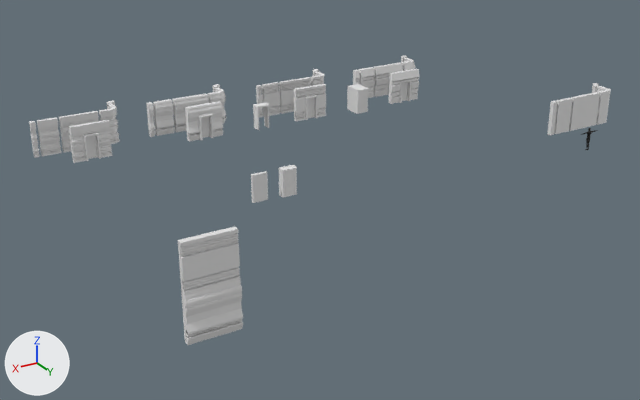
An edit to the FBX model MB_GenSet3_001.fbx, drawn before and after from the same camera.
Both versions are drawn from a camera (50 mm lens) standing at (55.4, 53.0, 25.5) and looking at (21.8, -3.0, -2.5). Arrows for +X, +Y and +Z are at lower left; the lights stay in place. Where no turn or scale is listed for an object, it has been applied to the vertices.
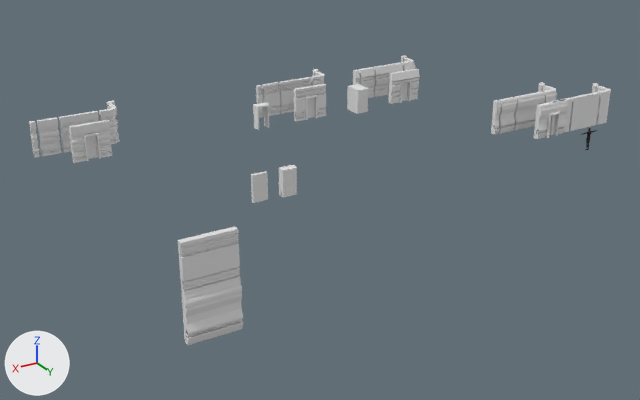
Where the newer file only moved an object's origin or applied its transform, the numbers keep the older frame.

The edits, one by one:
Object 'Plane.010' (ob_plane_010) moves from (27.84, -17.64, 0.0) to (1.73, -2.7, 0.0).
Object 'Plane.009' (ob_plane_009) moves from (29.64, -17.64, 0.0) to (3.53, -2.7, 0.0).
Object 'Plane.007' (ob_plane_007) moves from (30.24, -17.64, 0.0) to (4.13, -2.7, 0.0).
Object 'Plane.024' (ob_plane_024) moves from (27.84, -14.82, 0.0) to (1.73, 0.12, 0.0).
Object 'Cube.002' (ob_cube_002) moves from (26.86, -14.67, 0.0) to (0.75, 0.27, 0.0).
Object 'Plane.011' (ob_plane_011) moves from (24.44, -17.64, 0.0) to (-1.67, -2.7, 0.0).
Object 'Plane.006' (ob_plane_006) moves from (22.84, -19.44, 0.0) to (-3.27, -4.5, 0.0).

Pixel boxes (x1, y1, x2, y2) of what changed, in the pictures (640 x 400 px):
'Plane.024', moved
    before: (185, 101, 223, 142)
    after: (534, 99, 568, 139)
'Plane.010', moved
    before: (172, 93, 209, 132)
    after: (513, 91, 545, 130)
'Plane.009', moved
    before: (153, 99, 175, 136)
    after: (498, 97, 517, 134)
'Plane.007', moved
    before: (146, 102, 155, 137)
    after: (491, 100, 501, 135)
'Plane.011', moved
    before: (208, 87, 226, 124)
    after: (543, 85, 557, 103)
'Cube.002', moved
    before: (198, 114, 213, 140)
    after: (546, 112, 560, 138)
'Plane.006', moved
    before: (213, 84, 220, 92)
    after: (538, 82, 545, 92)
